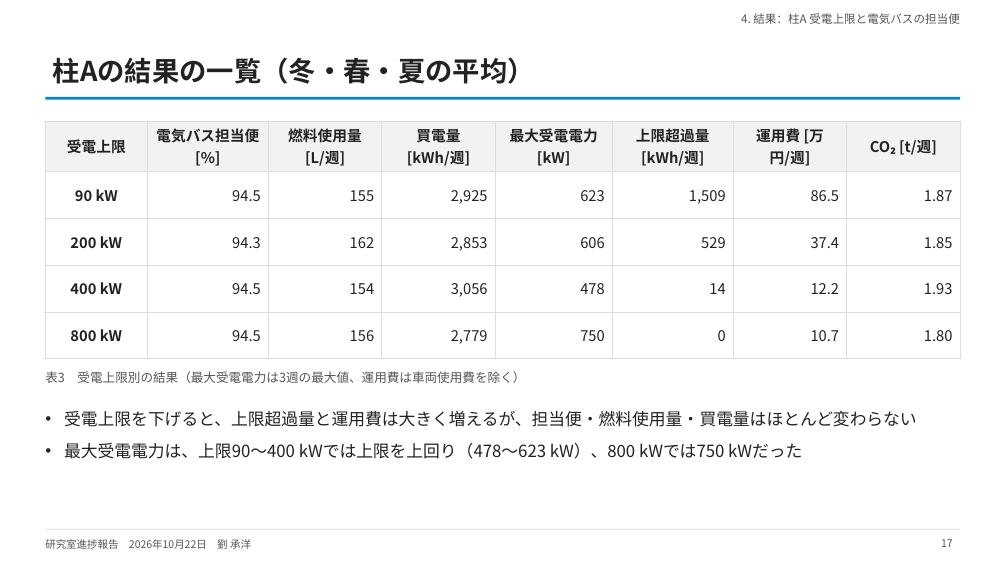
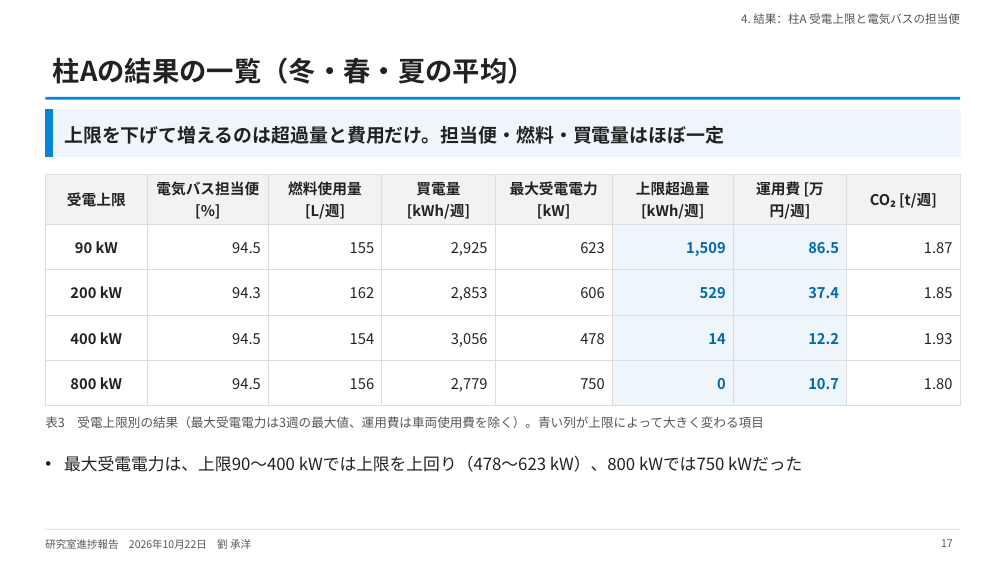
Before and after one commit to CYLIU2003/master-course, a slide deck: slide 17 of outcome/2026-10-22_lab_progress/lab_progress_20261022.pptx. Drawn at 1008x567 pixels with LibreOffice and Linux fonts; fonts in the diff are those of the drawing. Boxes give left, top, right and bottom in pixels: in the first picture for what was removed or moved away, otherwise in the second. Text is boxed around its words. In the diff, an @@ line names an element or a change of style, - is before the commit and + after.

```diff
--- a/outcome/2026-10-22_lab_progress/lab_progress_20261022.pptx
+++ b/outcome/2026-10-22_lab_progress/lab_progress_20261022.pptx
@@ rectangle added at (x1=45, y1=110, x2=960, y2=157), fill #EEF5FB, outline #EEF5FB 1 pt @@
@@ rectangle added at (x1=45, y1=110, x2=52, y2=157), fill #0485D7, outline #0485D7 1 pt @@
@@ text "上限を下げて増えるのは超過量と費用だけ。担当便・燃料・買電量はほぼ一定" at (x1=64, y1=126, x2=724, y2=144): vertical alignment top to middle @@
@@ text at (x1=64, y1=126, x2=724, y2=144): text changed; size 16 to 18 pt; bold on @@
-• 受電上限を下げると、上限超過量と運用費は大きく増えるが、担当便・燃料使用量・買電量はほとんど変わらない
-• 最大受電電力は、上限90〜400 kWでは上限を上回り（478〜623 kW）、800 kWでは750 kWだった
+上限を下げて増えるのは超過量と費用だけ。担当便・燃料・買電量はほぼ一定
@@ table at (x1=45, y1=174, x2=960, y2=396) @@
@@ fill none to #EEF5FB in 8 cells @@
@@ text colour #222222 to #0268B0, bold on in "1,509", "86.5", "529", "37.4" and 4 more places @@
@@ table resized from (x1=45, y1=121, x2=960, y2=348) to (x1=45, y1=174, x2=960, y2=396) @@
@@ text at (x1=45, y1=416, x2=763, y2=428): text changed @@
-表3 受電上限別の結果（最大受電電力は3週の最大値、運用費は車両使用費を除く）
+表3 受電上限別の結果（最大受電電力は3週の最大値、運用費は車両使用費を除く）。青い列が上限によって大きく変わる項目
@@ text added at (x1=64, y1=456, x2=802, y2=472), 16 pt, text #222222 @@
+• 最大受電電力は、上限90〜400 kWでは上限を上回り（478〜623 kW）、800 kWでは750 kWだった
```
Also in this commit, not shown: 9 other slides changed, 1 other file.
